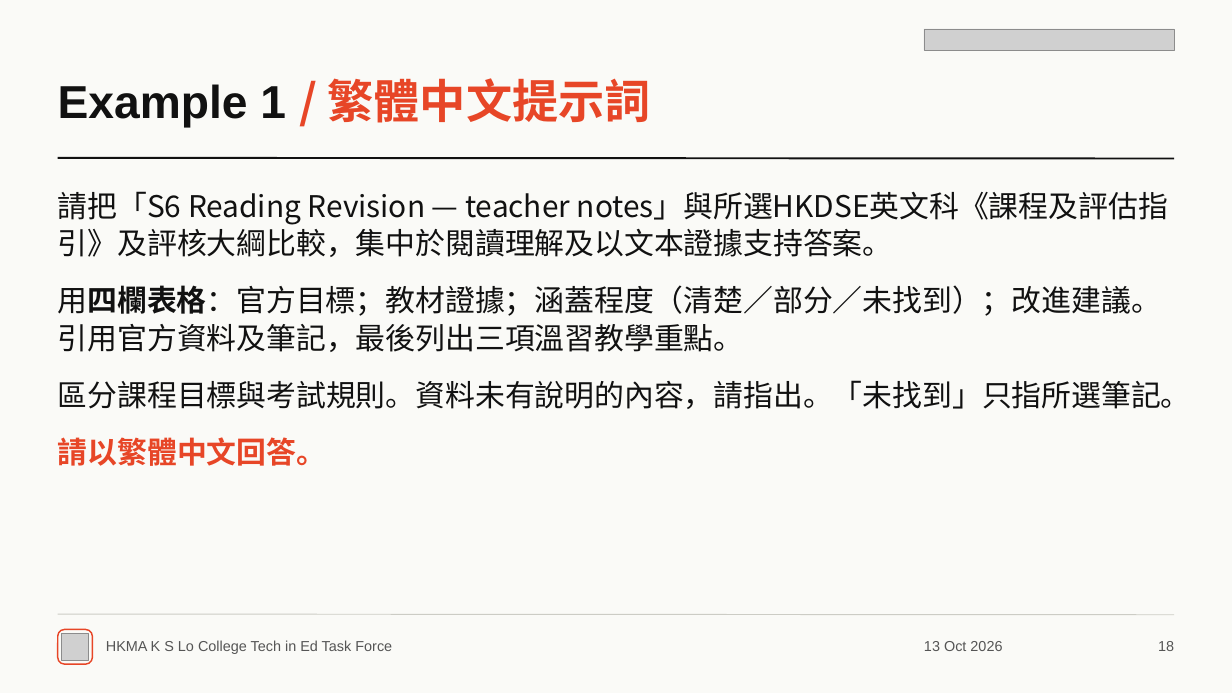
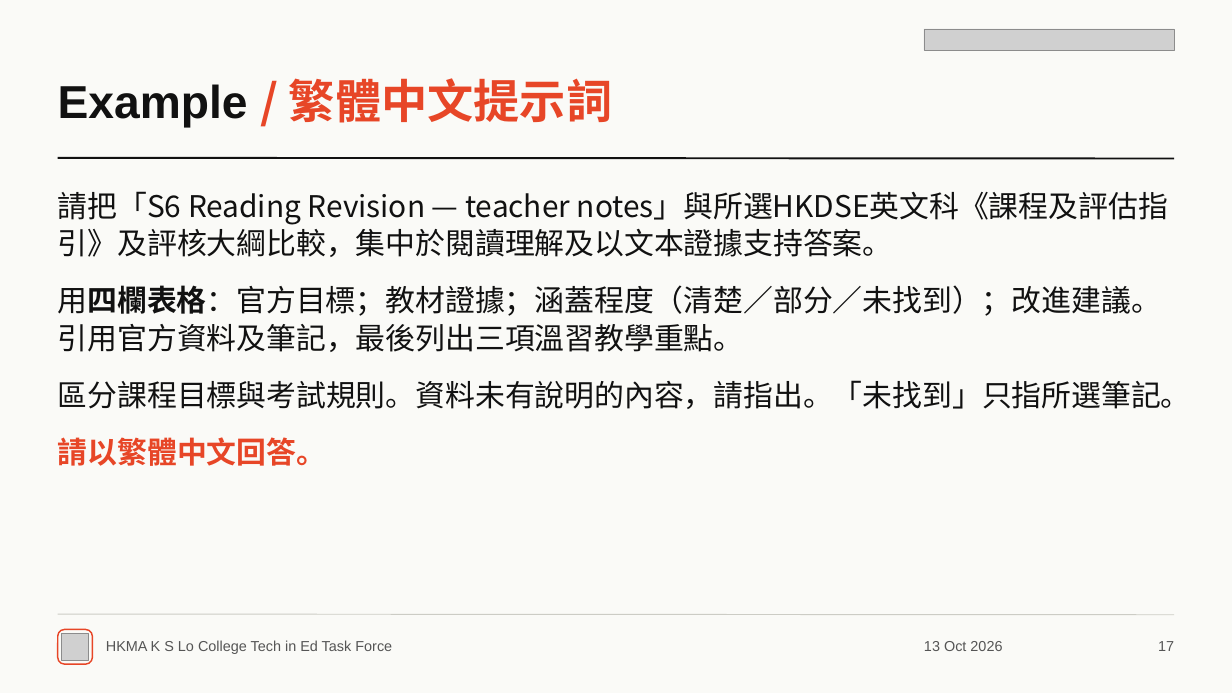
Before and after one commit to hkmakslo/261013, a slide deck: slide 17 of public/downloads/Gemini-Notebook-Workshop.pptx (slide 18 before the commit). Drawn at 1232x693 pixels with LibreOffice and Linux fonts; fonts in the diff are those of the drawing; grey boxes stand for pictures. Boxes give left, top, right and bottom in pixels: in the first picture for what was removed or moved away, otherwise in the second. Text is boxed around its words. In the diff, an @@ line names an element or a change of style, - is before the commit and + after.

Commit message:
Show examples before ten-prompt overview and simplify headings

```diff
--- a/public/downloads/Gemini-Notebook-Workshop.pptx
+++ b/public/downloads/Gemini-Notebook-Workshop.pptx
@@ text at (x1=58, y1=78, x2=612, y2=128): text changed; font Arial to Noto Sans CJK TC; text colour #111111 to #E74627 @@
-Example 1 / 繁體中文提示詞
+Example / 繁體中文提示詞
@@ text at (x1=1158, y1=641, x2=1174, y2=651): text changed @@
-18
+17
```
Also in this commit, not shown: 3 other slides changed, 37 other files.
